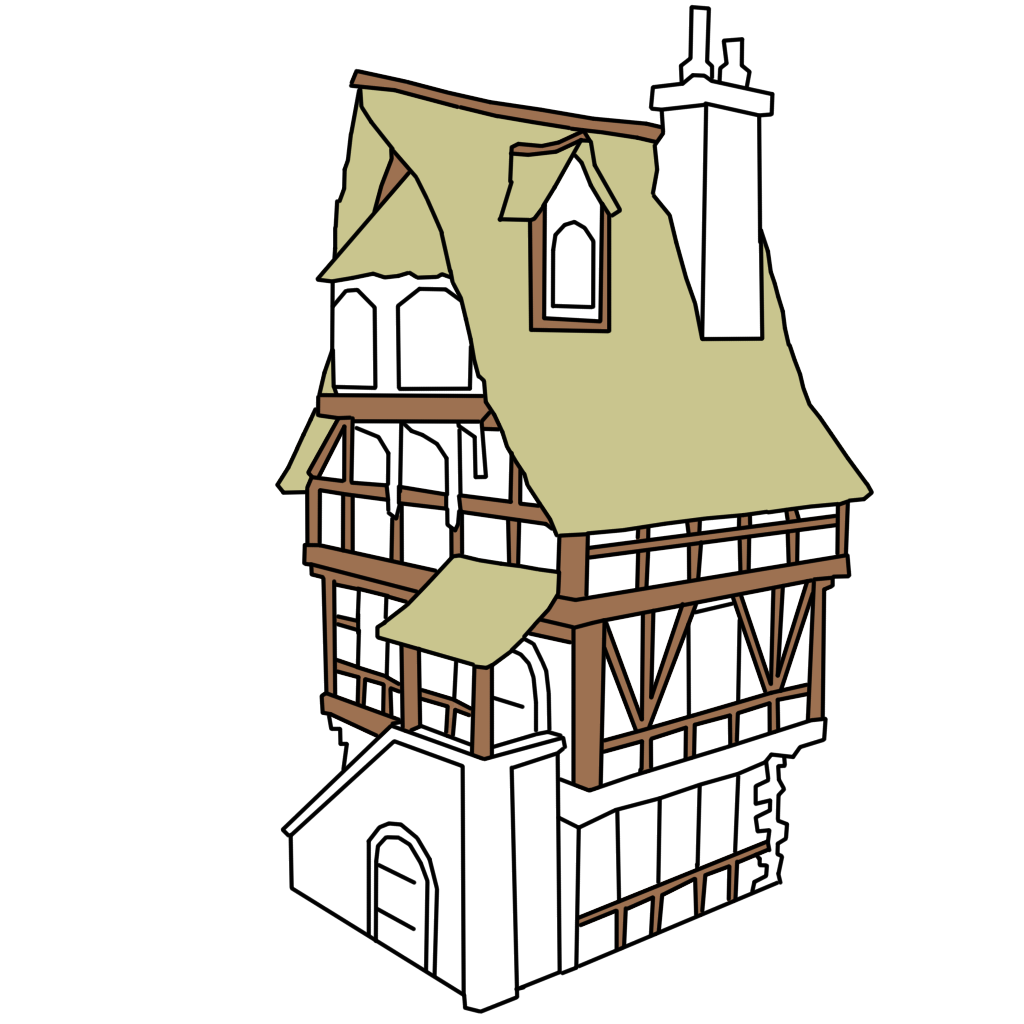
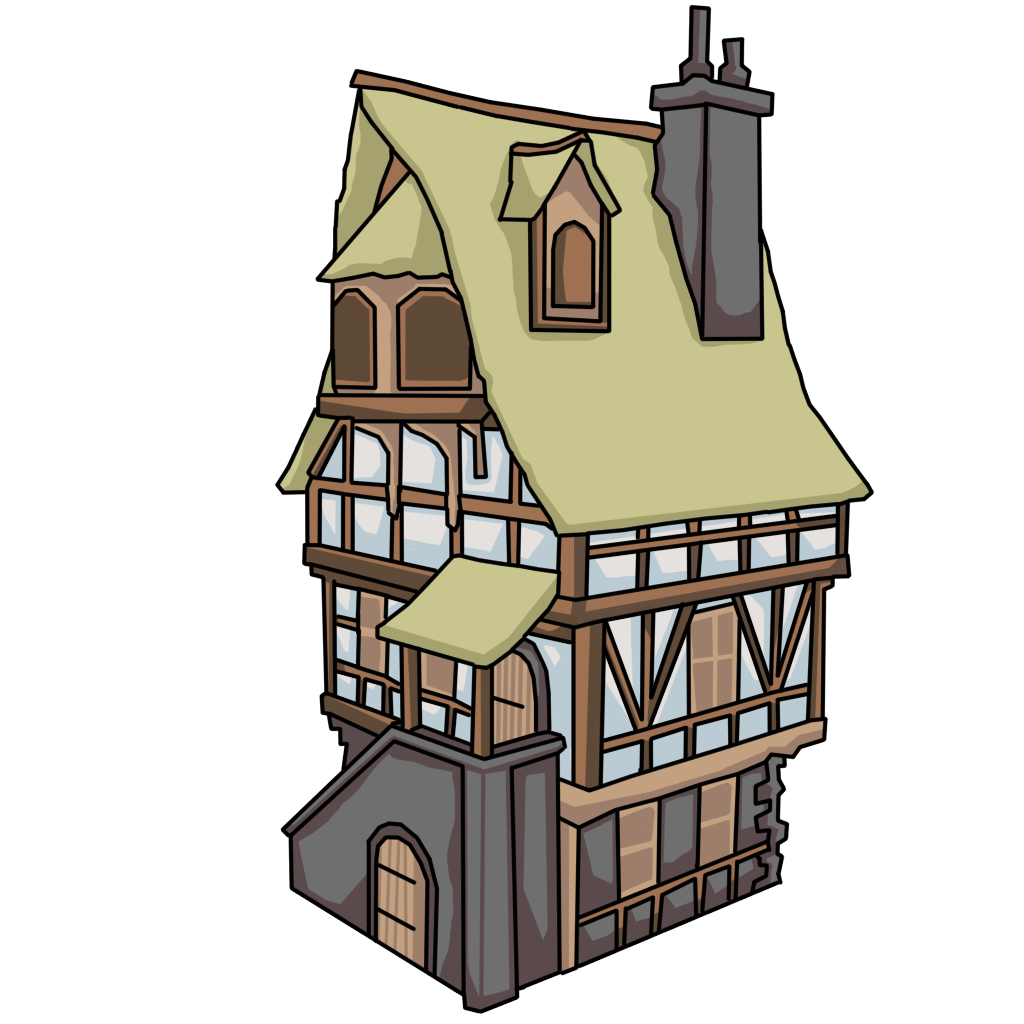
Revision of a layered 1024 × 1024 image; what changed, layer by layer:
painted on "Layer 4" over [left=282, top=6, right=871, bottom=1013]
added layer "Layer 8" above "Layer 7" over [left=282, top=6, right=871, bottom=1013]
added layer "Layer 7" above "Layer 6" over [left=282, top=6, right=871, bottom=1013]
added layer "Layer 6" above "Layer 3" over [left=282, top=6, right=871, bottom=1013]
painted on "Layer 3" over [left=282, top=6, right=871, bottom=1013]
